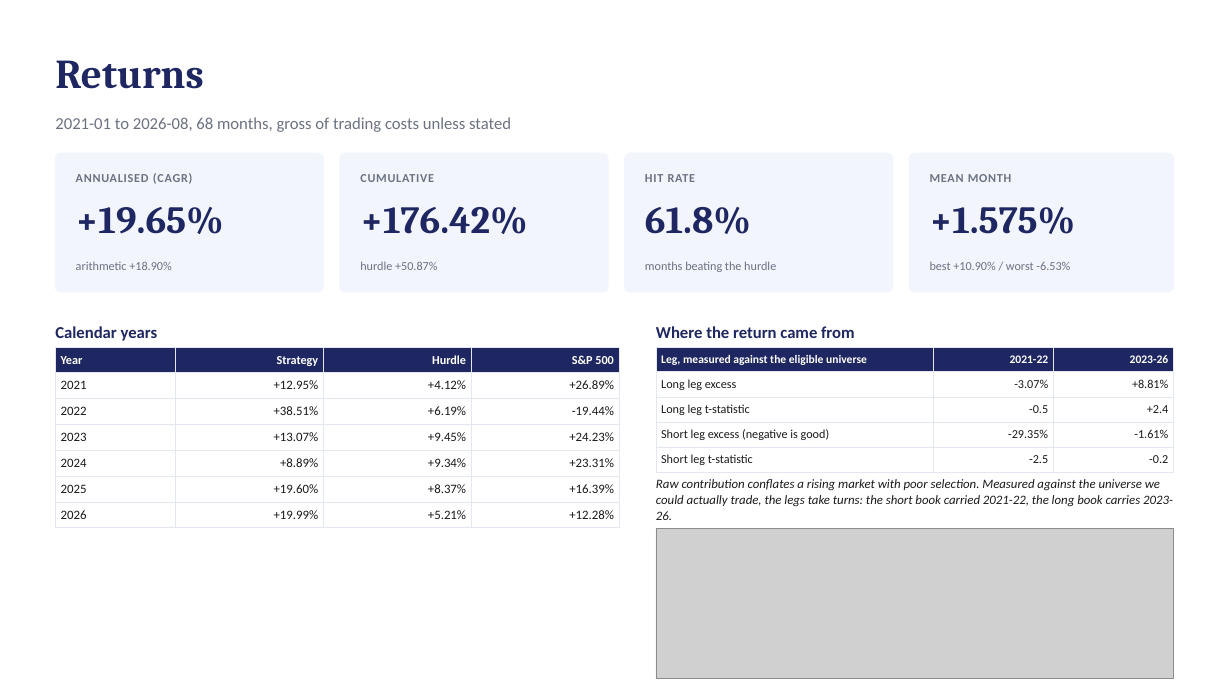
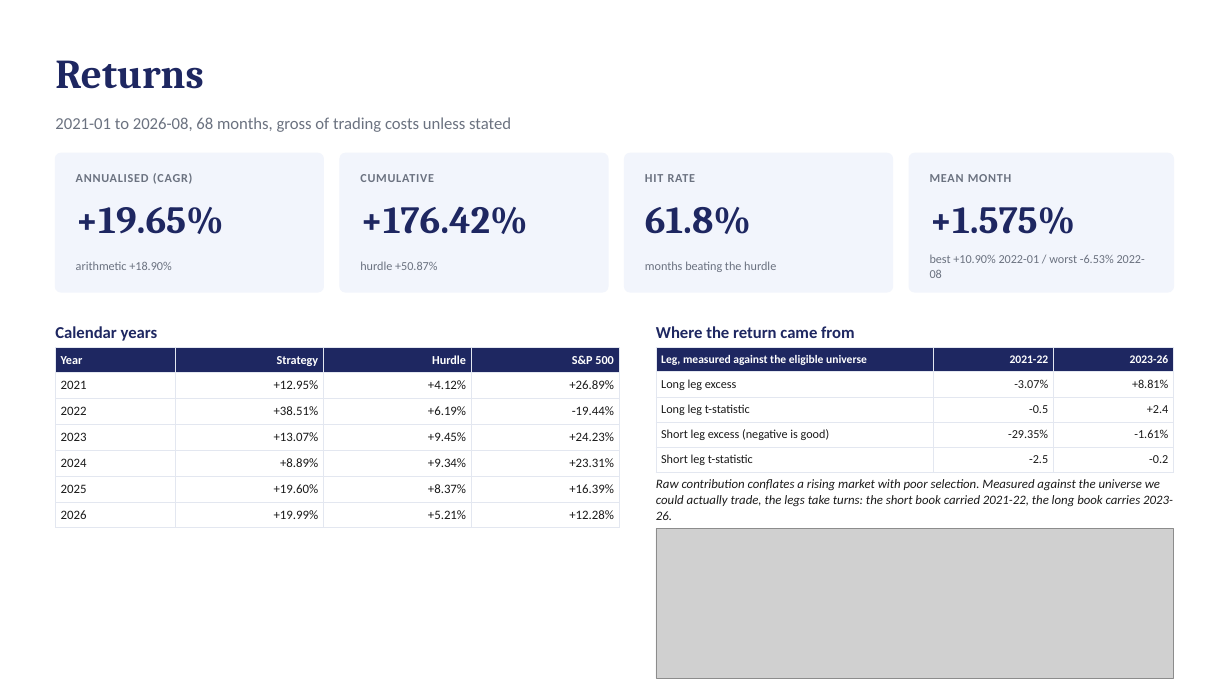
Before and after one commit to TonyTran03/hackathonfiam_zzz, a slide deck: slide 4 of 05_submission/FIAM_deck.pptx. Drawn at 1232x693 pixels with LibreOffice and Linux fonts; fonts in the diff are those of the drawing; grey boxes stand for pictures. Boxes give left, top, right and bottom in pixels: in the first picture for what was removed or moved away, otherwise in the second. Text is boxed around its words. In the diff, an @@ line names an element or a change of style, - is before the commit and + after.

```diff
--- a/05_submission/FIAM_deck.pptx
+++ b/05_submission/FIAM_deck.pptx
@@ text at bbox=[930, 255, 1145, 278]: text changed @@
-best +10.90% / worst -6.53%
+best +10.90% 2022-01 / worst -6.53% 2022-08
```
Also in this commit, not shown: 3 other slides changed, 2 other files.
